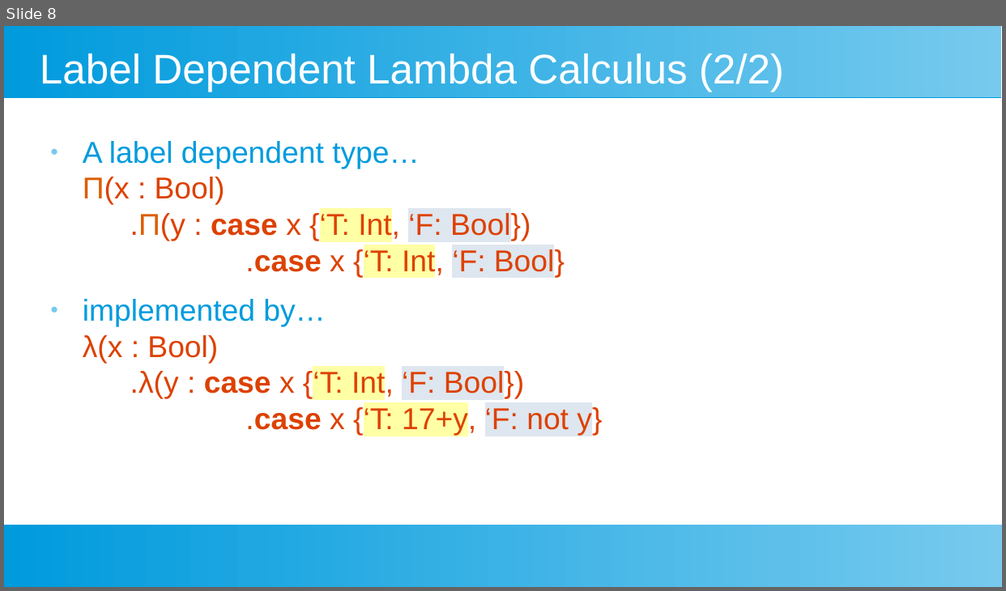
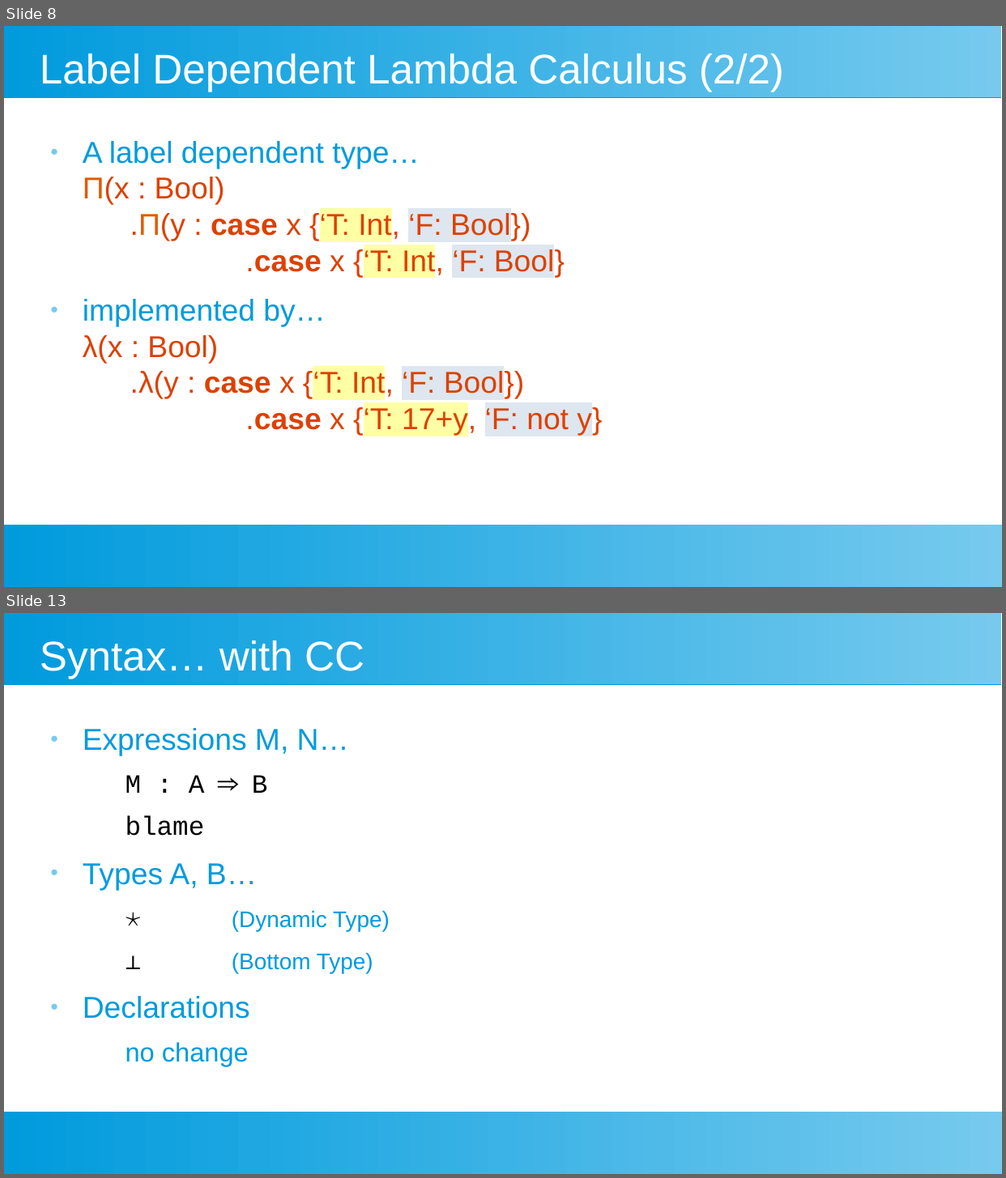
Before and after one commit to leyhline/mastersthesis, a slide deck: presentation.odp. Shown one above the other, each under a label of ours: slide 8 before the commit, slides 8 and 13 after it; the slides between them are not shown. The pictures are 1006x591 and 1006x1178 pixels, drawn with LibreOffice and Linux fonts; fonts in the diff are those of the drawing. Boxes give left, top, right and bottom in pixels: in the first picture for what was removed or moved away, otherwise in the second. Text is boxed around its words. In the diff, an @@ line names an element or a change of style, - is before the commit and + after.

```diff
--- a/presentation.odp
+++ b/presentation.odp
@@ slide 13 added at [4,613,1002,1174], background #FFFFFF; not listed: 2 template elements that a slide beside it also shows @@
@@ title added at [40,641,364,679], 33 pt, text #FFFFFF @@
+Syntax… with CC
@@ text added at [83,728,390,1067], 24 pt, text #009BDD @@
+● Expressions M, N…
+  M : A ⇒ B
+  blame
+● Types A, B…
+  ⋆ (Dynamic Type)
+  ⊥ (Bottom Type)
+● Declarations
+  no change
```
Also in this commit, not shown: 1 slide changed, 11 other slides added.
